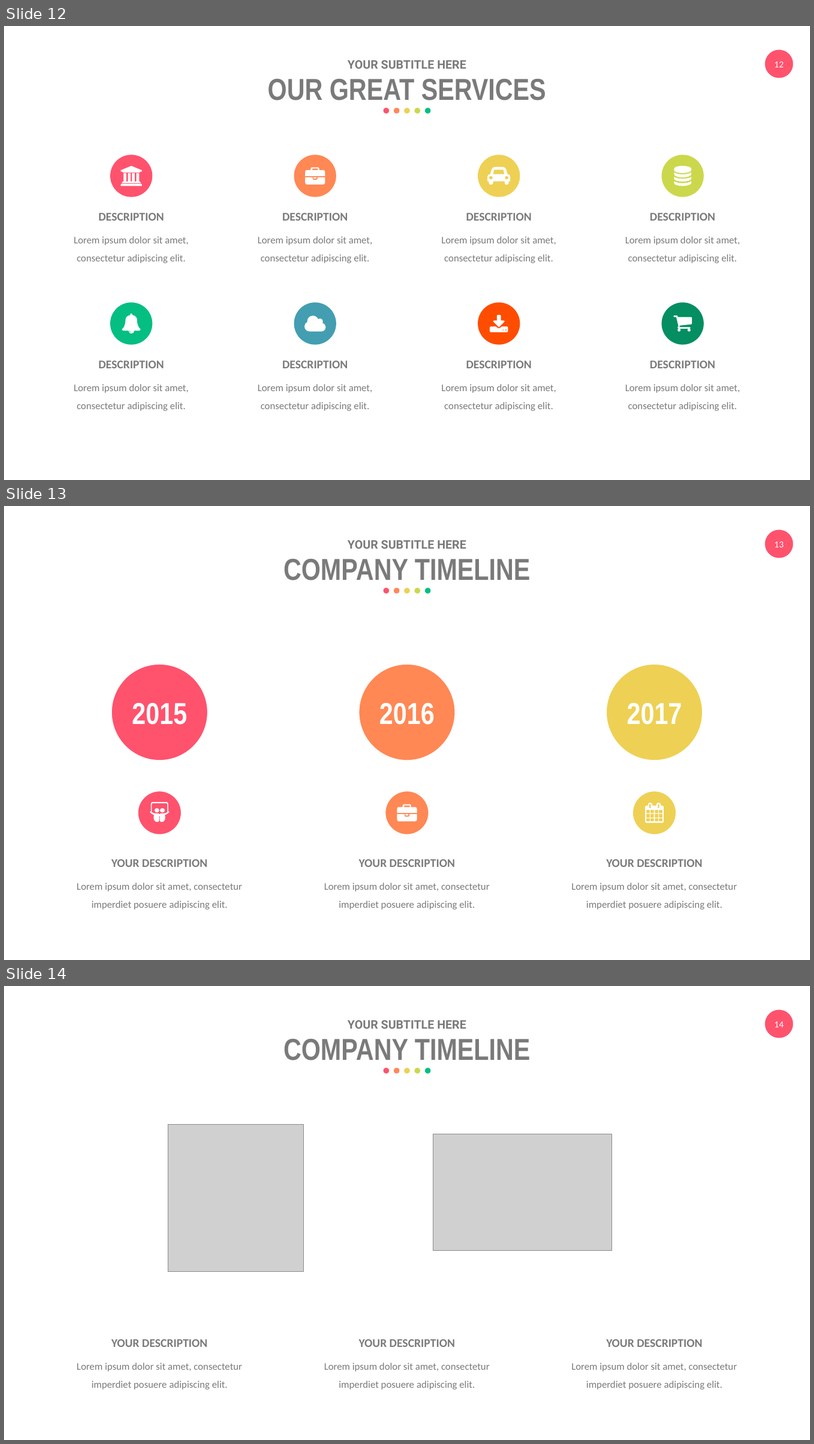
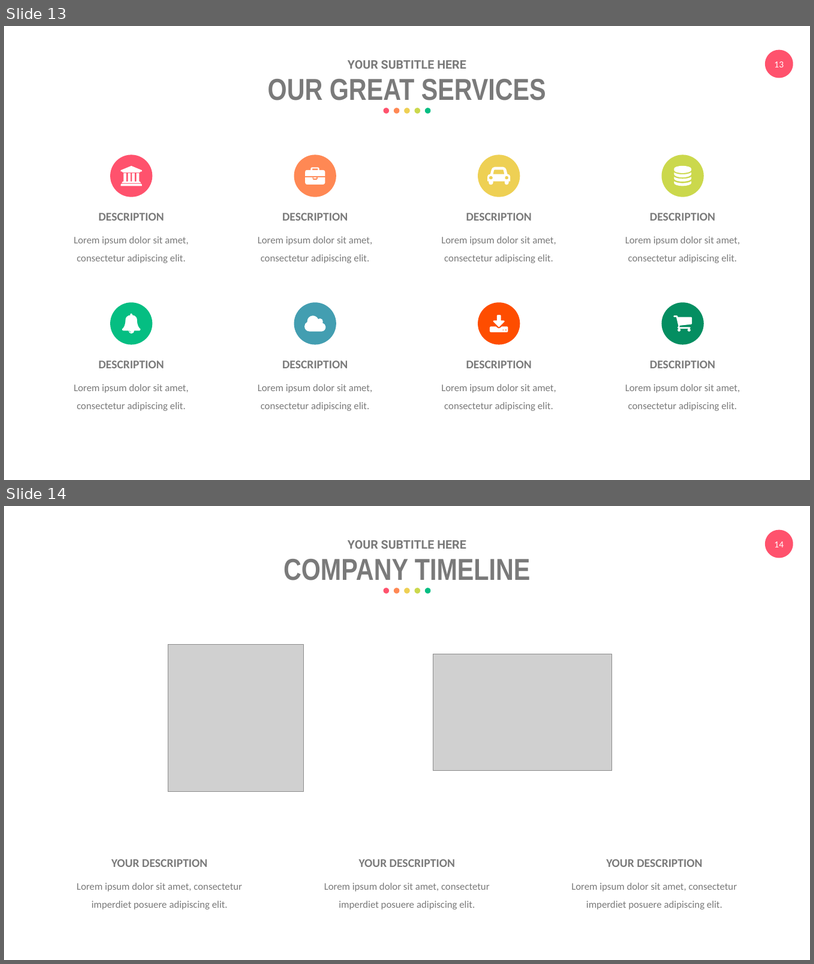
Before and after one commit to eemintz/ResearchML, a slide deck: PresentationEliyahuMintz.pptx. Shown one above the other, each under a label of ours: slides 12, 13 and 14 before the commit, slides 13 and 14 after it. The pictures are 814x1444 and 814x964 pixels, drawn with LibreOffice and Linux fonts; fonts in the diff are those of the drawing; grey boxes stand for pictures. Boxes give left, top, right and bottom in pixels: in the first picture for what was removed or moved away, otherwise in the second. Text is boxed around its words. In the diff, an @@ line names an element or a change of style, - is before the commit and + after.

```diff
--- a/PresentationEliyahuMintz.pptx
+++ b/PresentationEliyahuMintz.pptx
@@ slide 13 removed at <box>4,506,810,960</box>, background #FFFFFF; not listed: 2 template elements that a slide beside it also shows @@
@@ text removed at <box>348,540,466,549</box> @@
-YOUR SUBTITLE HERE
@@ text removed at <box>284,559,531,580</box> @@
-COMPANY TIMELINE
@@ group removed at <box>384,588,431,594</box>: 5 ellipses @@
@@ ellipse removed at <box>110,663,209,762</box> @@
@@ ellipse removed at <box>358,663,457,762</box> @@
@@ ellipse removed at <box>605,663,705,762</box> @@
@@ text removed at <box>132,703,187,724</box> @@
-2015
@@ text removed at <box>380,703,435,724</box> @@
-2016
@@ text removed at <box>627,703,683,724</box> @@
-2017
@@ line removed from (209, 712) to (358, 712) @@
@@ line removed from (457, 712) to (605, 712) @@
@@ line removed from (705, 712) to (810, 712) @@
@@ group removed at <box>77,789,242,909</box>: 2 texts, 1 ellipse, 1 freeform shape @@
-YOUR DESCRIPTION
-Lorem ipsum dolor sit amet, consectetur imperdiet posuere adipiscing elit.
@@ group removed at <box>324,789,490,909</box>: 2 texts, 1 ellipse, 1 freeform shape @@
-YOUR DESCRIPTION
-Lorem ipsum dolor sit amet, consectetur imperdiet posuere adipiscing elit.
@@ group removed at <box>572,789,738,909</box>: 2 texts, 1 ellipse, 1 freeform shape @@
-YOUR DESCRIPTION
-Lorem ipsum dolor sit amet, consectetur imperdiet posuere adipiscing elit.
@@ what was slide 12 is now slide 13 @@
@@ page number at <box>774,61,784,67</box>: text changed @@
-12
+13
```
Also in this commit, not shown: 5 slides changed, 2 slides added, 1 other slide removed.
